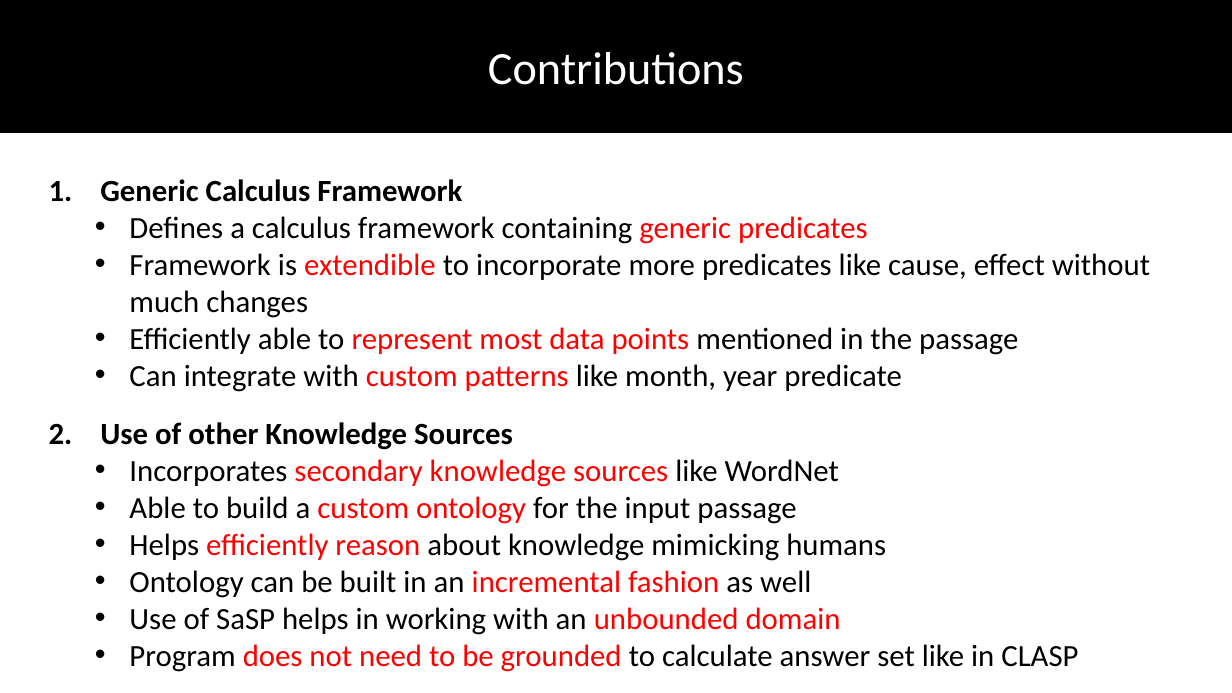
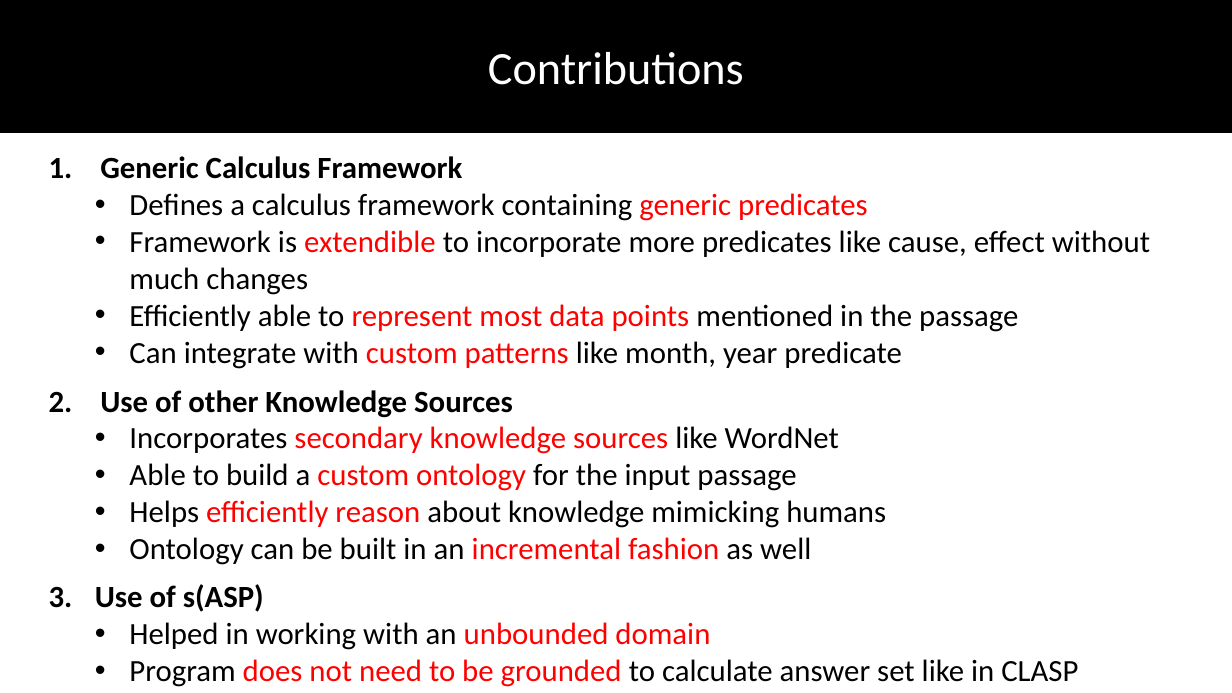
Before and after one commit to DhruvaPendharkar/thesis-project, a slide deck: slide 100 of Notes/ThesisPresentation.pptx (slide 98 before the commit). Drawn at 1232x693 pixels with LibreOffice and Linux fonts; fonts in the diff are those of the drawing. Boxes give left, top, right and bottom in pixels: in the first picture for what was removed or moved away, otherwise in the second. Text is boxed around its words. In the diff, an @@ line names an element or a change of style, - is before the commit and + after.

```diff
--- a/Notes/ThesisPresentation.pptx
+++ b/Notes/ThesisPresentation.pptx
@@ text "1. Generic Calculus Framework": place and size @@
-text "1. Generic Calculus Framework" at (49,179,1150,392)
+text "1. Generic Calculus Framework" at (49,156,1150,369)
@@ text "2. Use of other Knowledge ...": place and size @@
-text "2. Use of other Knowledge ..." at (49,422,1078,672)
+text "2. Use of other Knowledge ..." at (49,390,886,565)
@@ text added at (95,584,1078,687), 24 pt, text #000000 @@
+3. Use of s(ASP)
+  • Helped in working with an unbounded domain
+  • Program does not need to be grounded to calculate answer set like in CLASP
@@ text at (129,607,1078,672): paragraphs removed @@
-  • Use of SaSP helps in working with an unbounded domain
-  • Program does not need to be grounded to calculate answer set like in CLASP
```
Also in this commit, not shown: 11 other slides changed, 2 slides added.
